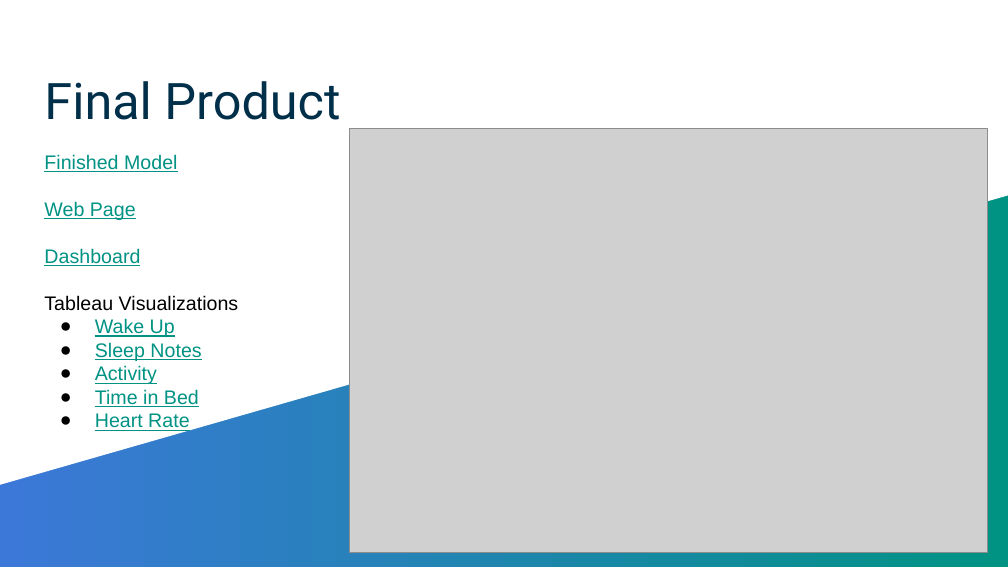
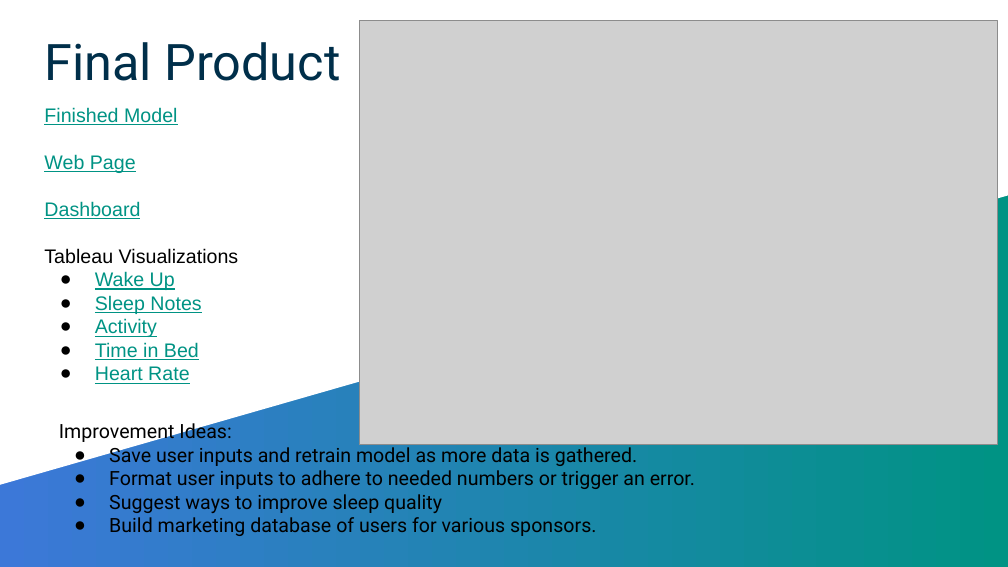
Before and after one commit to mtomison/Sleep_Analysis, a slide deck: slide 12 of Resources/Sleep Analysis .pptx (slide 10 before the commit). Drawn at 1008x567 pixels with LibreOffice and Linux fonts; fonts in the diff are those of the drawing; grey boxes stand for pictures. Boxes give left, top, right and bottom in pixels: in the first picture for what was removed or moved away, otherwise in the second. Text is boxed around its words. In the diff, an @@ line names an element or a change of style, - is before the commit and + after.

Commit message:
Final PP Upload

```diff
--- a/Resources/Sleep Analysis .pptx
+++ b/Resources/Sleep Analysis .pptx
@@ title "Final Product" moved from (x1=44, y1=81, x2=340, y2=120) to (x1=44, y1=42, x2=340, y2=81) @@
@@ picture moved from (x1=350, y1=128, x2=988, y2=552) to (x1=360, y1=20, x2=998, y2=445) @@
@@ text "Finished Model" moved from (x1=44, y1=154, x2=239, y2=432) to (x1=44, y1=107, x2=239, y2=384) @@
@@ text added at (x1=59, y1=420, x2=695, y2=536), 14 pt, text #000000 @@
+Improvement Ideas:
+● Save user inputs and retrain model as more data is gathered.
+● Format user inputs to adhere to needed numbers or trigger an error.
+● Suggest ways to improve sleep quality
+● Build marketing database of users for various sponsors.
```
Also in this commit, not shown: 1 other slide changed, 2 slides added.
